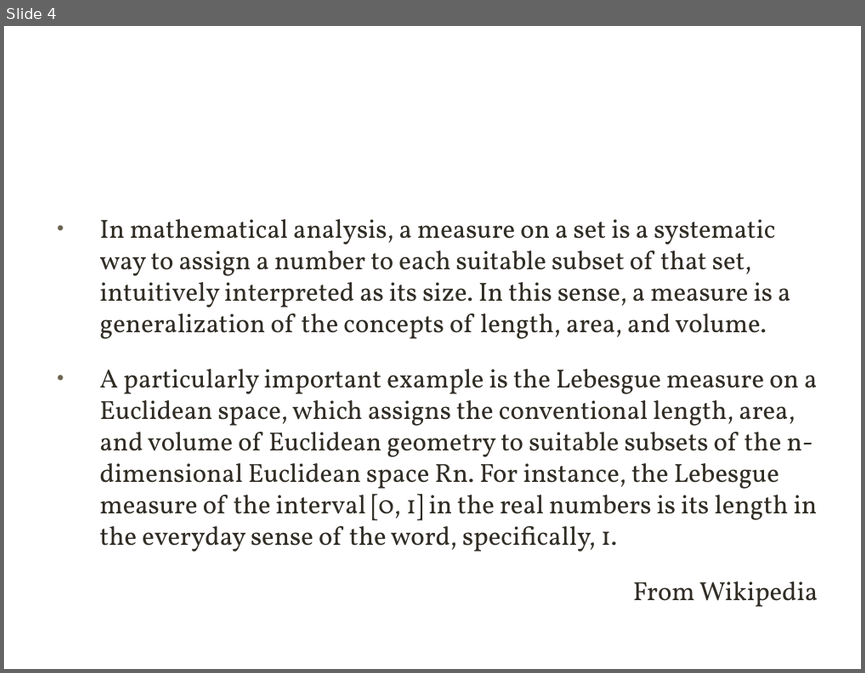
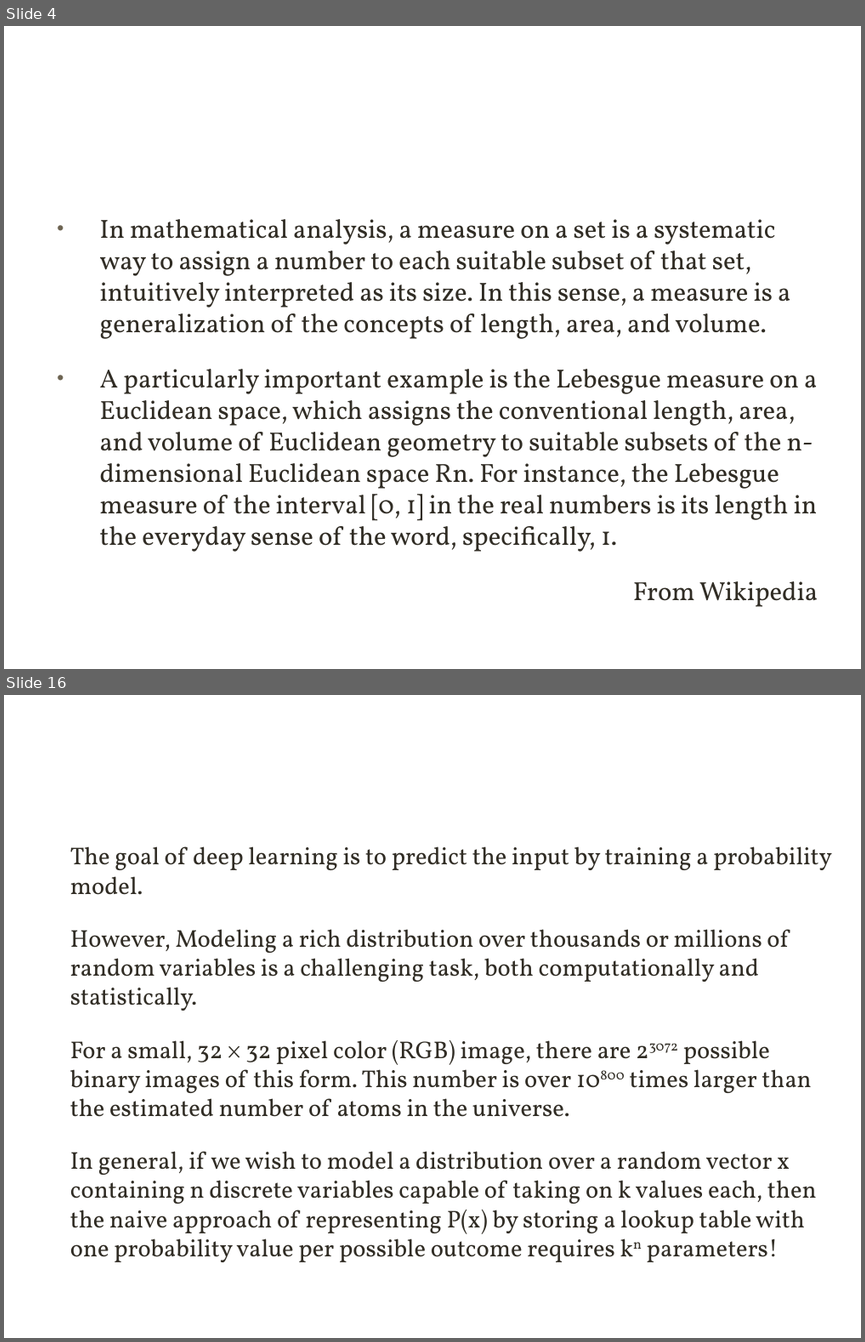
Before and after one commit to xuqinkun/Report, a slide deck: 深度学习-3.12-3.14.pptx. Shown one above the other, each under a label of ours: slide 4 before the commit, slides 4 and 16 after it; the slides between them are not shown. The pictures are 865x673 and 865x1342 pixels, drawn with LibreOffice and Linux fonts; fonts in the diff are those of the drawing; background and template pictures are left out. Boxes give left, top, right and bottom in pixels: in the first picture for what was removed or moved away, otherwise in the second. Text is boxed around its words. In the diff, an @@ line names an element or a change of style, - is before the commit and + after.

```diff
--- a/深度学习-3.12-3.14.pptx
+++ b/深度学习-3.12-3.14.pptx
@@ slide 16 added at (4,695,861,1338), background picture (left out) @@
@@ title added at (46,745,800,816), 40 pt, text #FFFFFF @@
+3.1 The Challenge Of Unstructured Models
@@ text added at (70,846,832,1262), 20.4 pt, text #302C24 @@
+The goal of deep learning is to predict the input by training a probability model.
+However, Modeling a rich distribution over thousands or millions of random variables is a challenging task, both computationally and statistically.
+For a small, 32 × 32 pixel color (RGB) image, there are 23072 possible binary images of this form. This number is over 10800 times larger than the estimated number of atoms in the universe.
+In general, if we wish to model a distribution over a random vector x containing n discrete variables capable of taking on k values each, then the naive approach of representing P(x) by storing a lookup table with one probability value per possible outcome requires kn parameters!
```
Also in this commit, not shown: 4 slides changed, 9 other slides added.
